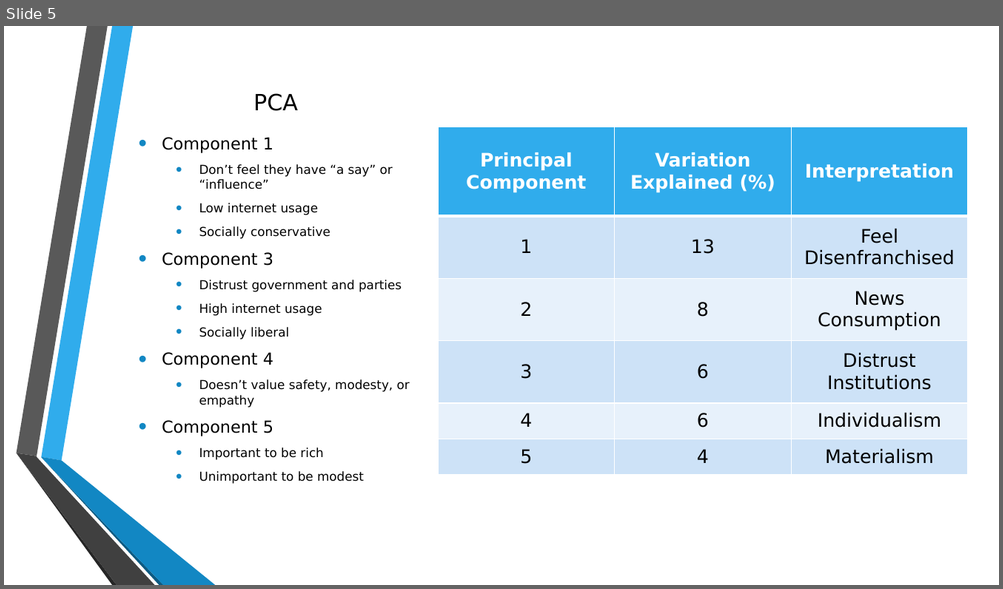
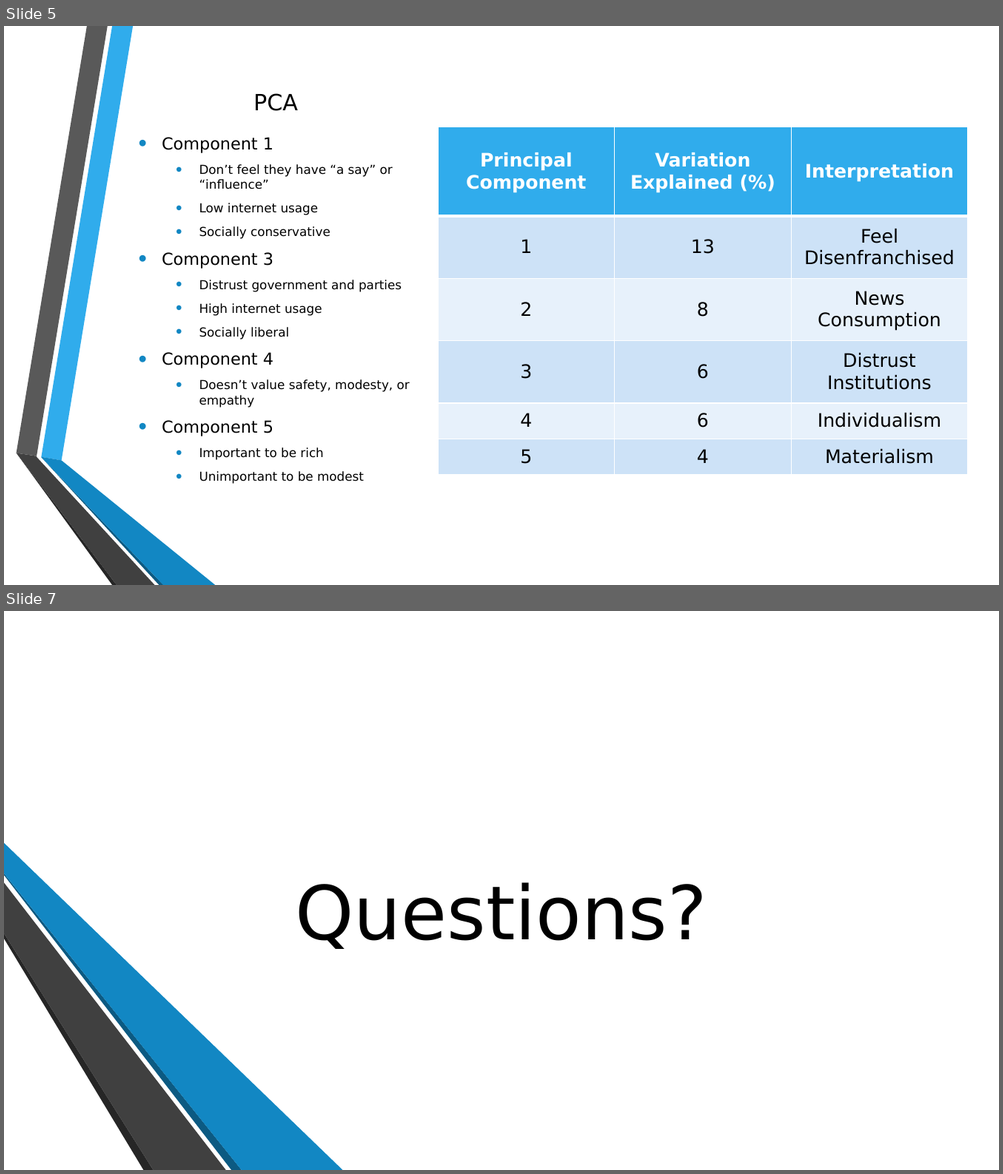
Before and after one commit to ringmatt/PPOL566_DataSci3_Projects, a slide deck: Project1_Clustering/output/ringmatt_project1_presentation.pptx. Shown one above the other, each under a label of ours: slide 5 before the commit, slides 5 and 7 after it; the slides between them are not shown. The pictures are 1003x589 and 1003x1174 pixels, drawn with LibreOffice and Linux fonts; fonts in the diff are those of the drawing; background and template pictures are left out. Boxes give left, top, right and bottom in pixels: in the first picture for what was removed or moved away, otherwise in the second. Text is boxed around its words. In the diff, an @@ line names an element or a change of style, - is before the commit and + after.

```diff
--- a/Project1_Clustering/output/ringmatt_project1_presentation.pptx
+++ b/Project1_Clustering/output/ringmatt_project1_presentation.pptx
@@ slide 7 added at (x1=4, y1=611, x2=999, y2=1170), background picture (left out); not listed: 6 template elements that a slide beside it also shows @@
@@ rectangle added at (x1=4, y1=611, x2=999, y2=1170), fill #FFFFFF @@
@@ group added at (x1=48, y1=611, x2=458, y2=1170): 6 freeform shapes @@
@@ freeform shape added at (x1=4, y1=843, x2=343, y2=1170), fill #1287C3 @@
@@ freeform shape added at (x1=4, y1=874, x2=242, y2=1170), fill #0C5A82 @@
@@ freeform shape added at (x1=4, y1=883, x2=225, y2=1170), fill #404040 @@
@@ title added at (x1=296, y1=883, x2=707, y2=949), 72 pt, text #000000 @@
+Questions?
@@ freeform shape added at (x1=4, y1=934, x2=153, y2=1170), fill #262626 @@
```
Also in this commit, not shown: 4 slides changed, 4 other files.
